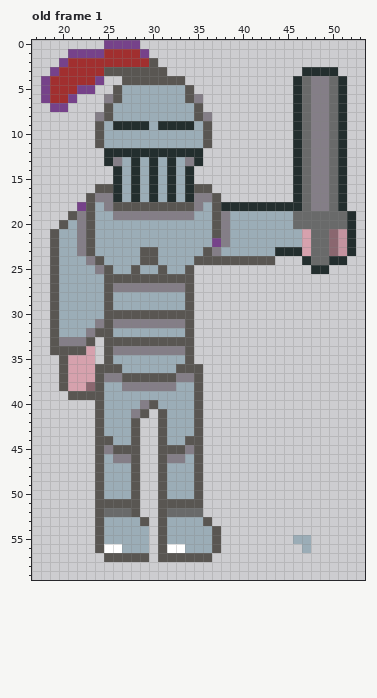
Edited in one commit: pixel-art file (art/characters/ritter_jamie_standing.aseprite). Above: the version before the commit.
64x64 pixels, 1 frame. Shown: old frame 1: x 17..53, y 0..59. The commit also changed other frames, which this record leaves out.
Once edited:
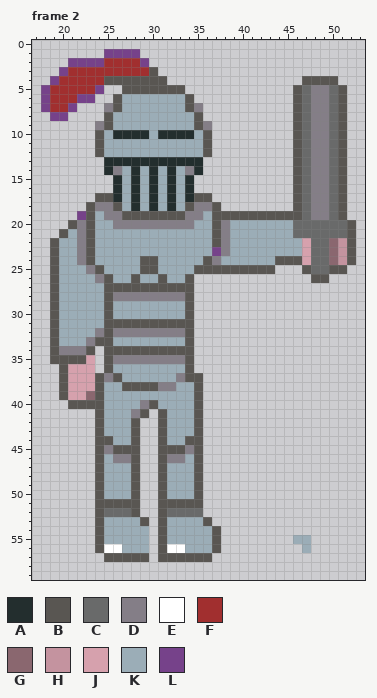
Palette (. is transparent): A #232e2e  B #595652  C #696a6a  D #847e87  E #ffffff  F #a12f2f  G #8a676f  H #c4939f  J #d6a1ad  K #9badb7  L #76428a
A new or re-ordered frame is compared with the old frame closest to it.
Change:
frames 1 -> 2
Changed rows in their new state; - is an unchanged pixel.
Frame 2 is new; against old frame 1:
first column x 18:
 0 -------....------------------------
 1 ---....LLLL.-----------------------
 2 --.LLLL----L.----------------------
 3 -.L----FFFFF-.---------------....--
 4 .L----FBB-----..------------.BBBB.-
 5 ----FFL-.BBBBBBB.-----------B----B-
 6 ---FLL-.---------.----------B----B-
 7 LFFL---DB-------BD----------B----B-
 8 -LL---.-----------.---------B----B-
 9 ------DBKKKK-KKKKBD---------B----B-
10 --------AAAA-AAAA-----------B----B-
11 ----------------------------B----B-
12 ------BKKKKKKKKKKKB---------B----B-
13 --------AA-A-A-AA-----------B----B-
14 -------AD-------DA----------B----B-
15 ----------------------------B----B-
16 ------..---------..---------B----B-
17 -----.BB---------BB.--------B----B-
18 ----.-D--KAKAKAK--D-........B----B-
19 ---.L--D-BBBBBBB-D--BBBBBBBBB-DD-B.
20 --.B----DDDDDDDDD-----------------B
21 -.B-------------------------CC--CCB
22 -------------------B--------------B
23 -----------KK-----KLD-----KKK-----B
24 ----DBK----------K-DKKKKKKBBBJ--GHB
25 -----DBK--KBBK--KBBBBBBBBB---BCCBB-
26 ------D-KK-KK-KK--------------BB---
27 --------BBBBBBBB-------------------
28 --------DDDDDDDD-------------------
30 --------KKKKKKKK-------------------
31 ------K-BBBBBBBB-------------------
32 -----KD-DDDDDDDD-------------------
33 --KKKDB-KKKKKKKK-------------------
34 --DDDB--BBBBBBBB-------------------
35 -B-BB---DDDDDDDD-------------------
36 ------.-K------K-.-----------------
37 --------BKKKKKK-B------------------
38 -----J---BBBB----------------------
39 --BJJG-----------------------------
40 ---BBB-----------------------------
Where, in picture pixels (left, top, right, bottom), the same in both pictures:
changed: (41, 40, 356, 409)
